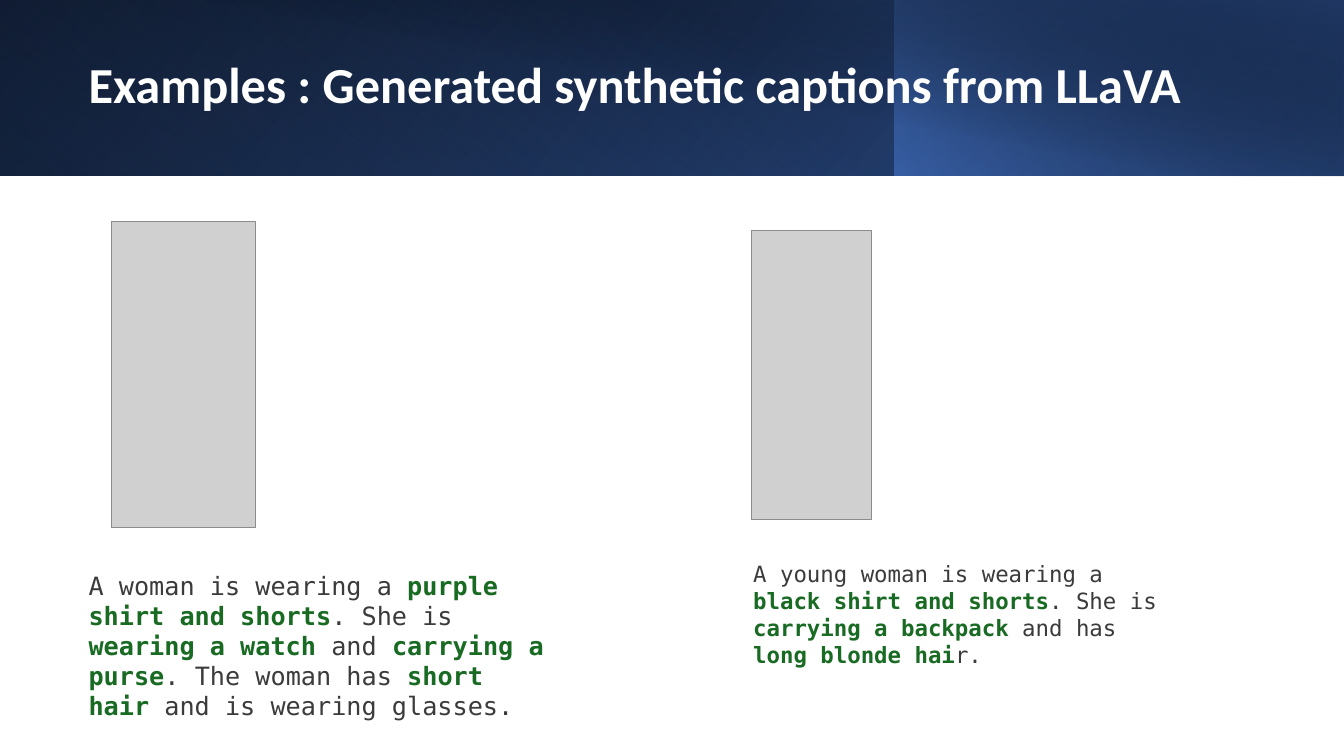
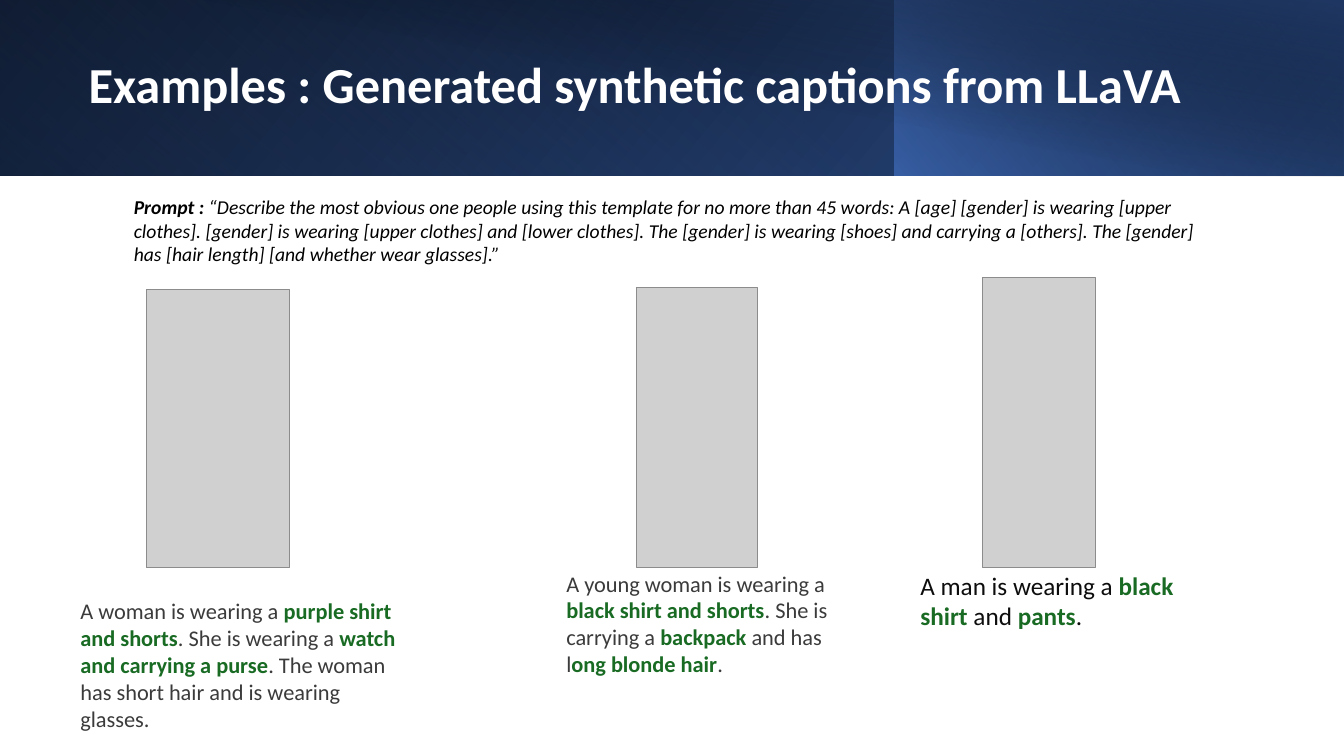
Before and after one commit to ManishGovind/transfer, a slide deck: slide 18 of Temp.pptx (slide 16 before the commit). Drawn at 1344x756 pixels with LibreOffice and Linux fonts; fonts in the diff are those of the drawing; grey boxes stand for pictures. Boxes give left, top, right and bottom in pixels: in the first picture for what was removed or moved away, otherwise in the second. Text is boxed around its words. In the diff, an @@ line names an element or a change of style, - is before the commit and + after.

```diff
--- a/Temp.pptx
+++ b/Temp.pptx
@@ text added at (x1=134, y1=200, x2=1194, y2=265), 14 pt, text #000000, italic @@
+Prompt : “Describe the most obvious one people using this template for no more than 45 words: A [age] [gender] is wearing [upper clothes]. [gender] is wearing [upper clothes] and [lower clothes]. The [gender] is wearing [shoes] and carrying a [others]. The [gender] has [hair length] [and whether wear glasses].”
@@ picture resized from (x1=111, y1=222, x2=256, y2=527) to (x1=146, y1=289, x2=289, y2=568) @@
@@ picture resized from (x1=751, y1=231, x2=871, y2=520) to (x1=637, y1=287, x2=757, y2=567) @@
@@ picture added at (x1=983, y1=277, x2=1096, y2=567) @@
@@ text "A young woman is wearing ..." moved from (x1=753, y1=565, x2=1157, y2=668) to (x1=566, y1=576, x2=827, y2=676) @@
@@ text "A young woman is wearing ..." at (x1=566, y1=576, x2=827, y2=676): font DejaVu Sans Mono to Calibri; text colour #196B24 to #3B3B3B, bold off in "carrying a long"; text colour #3B3B3B to #196B24, bold on in "hair." @@
@@ text "A woman is wearing a ..." moved from (x1=89, y1=576, x2=544, y2=721) to (x1=80, y1=603, x2=395, y2=731) @@
@@ text "A woman is wearing a ..." at (x1=80, y1=603, x2=395, y2=731): size 18 to 16 pt, font DejaVu Sans Mono to Calibri; text colour #196B24 to #3B3B3B, bold off in "wearing a short hair"; text colour #3B3B3B to #196B24, bold on in "and" @@
@@ text added at (x1=920, y1=577, x2=1174, y2=629), 18 pt, text #0D0D0D @@
+A man is wearing a black shirt and pants.
```
Also in this commit, not shown: 8 other slides changed, 6 slides added, 1 slide removed.
